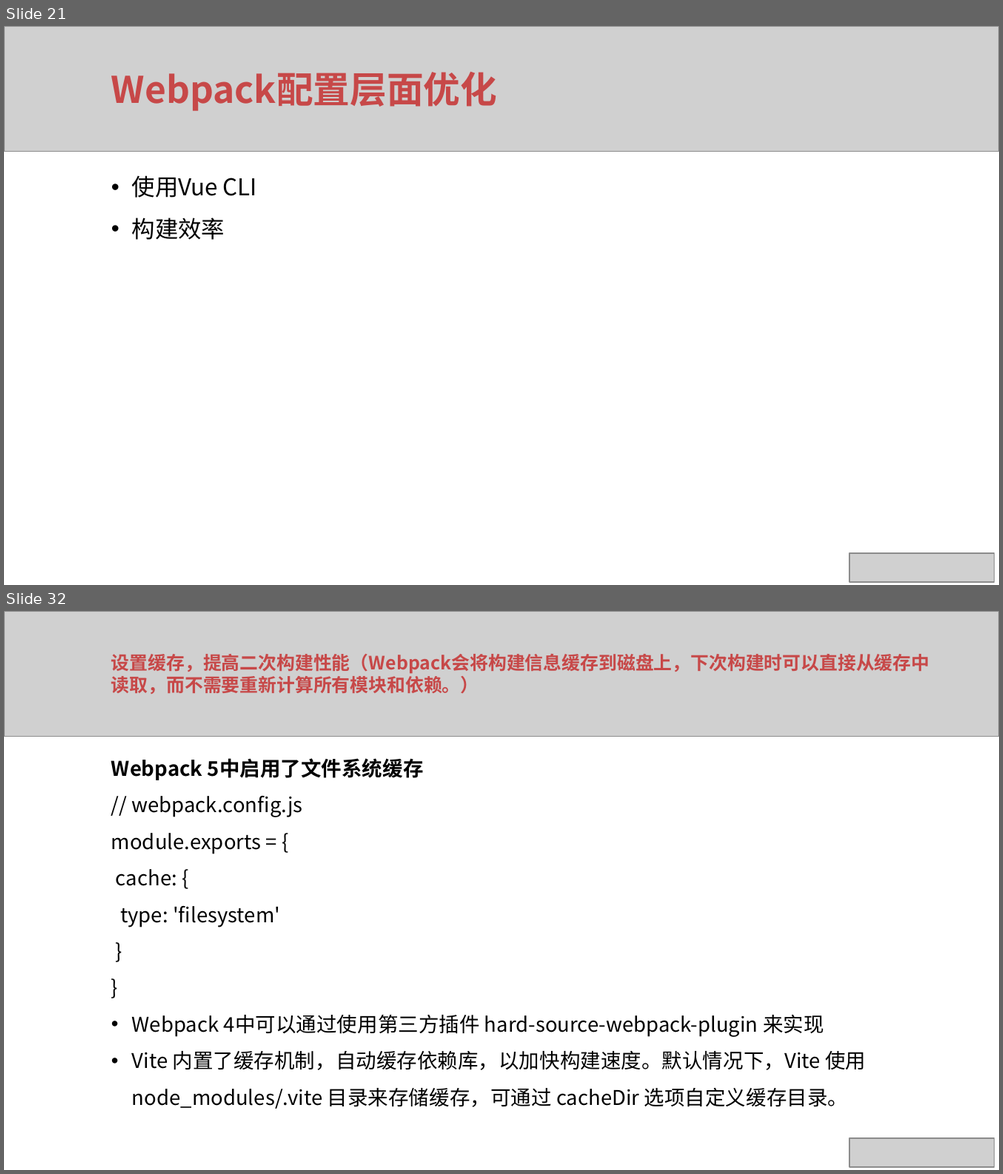
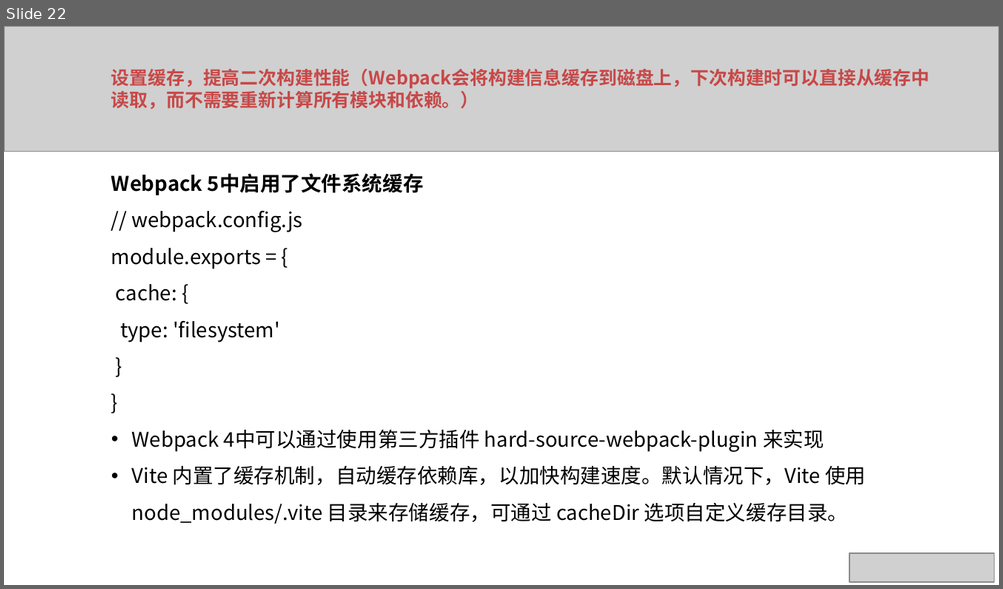
Before and after one commit to xuqunhai/python, a slide deck: rx/Vue项目最佳实践.pptx. Shown one above the other, each under a label of ours: slides 21 and 32 before the commit, slide 22 after it; the slides between them are not shown. The pictures are 1003x1174 and 1003x589 pixels, drawn with LibreOffice and Linux fonts; fonts in the diff are those of the drawing; grey boxes stand for pictures. Boxes give left, top, right and bottom in pixels: in the first picture for what was removed or moved away, otherwise in the second. Text is boxed around its words. In the diff, an @@ line names an element or a change of style, - is before the commit and + after.

```diff
--- a/rx/Vue项目最佳实践.pptx
+++ b/rx/Vue项目最佳实践.pptx
@@ slide 21 removed at (4, 26, 999, 585), background #FFFFFF @@
@@ picture removed at (4, 26, 999, 151) @@
@@ text removed at (111, 72, 497, 111) @@
-Webpack配置层面优化
@@ text removed at (132, 175, 257, 240) @@
-• 使用Vue CLI
-• 构建效率
@@ picture removed at (849, 554, 993, 583) @@
@@ what was slide 32 is now slide 22 @@
```
Also in this commit, not shown: 4 slides changed, 9 other slides removed, 3 other files.
